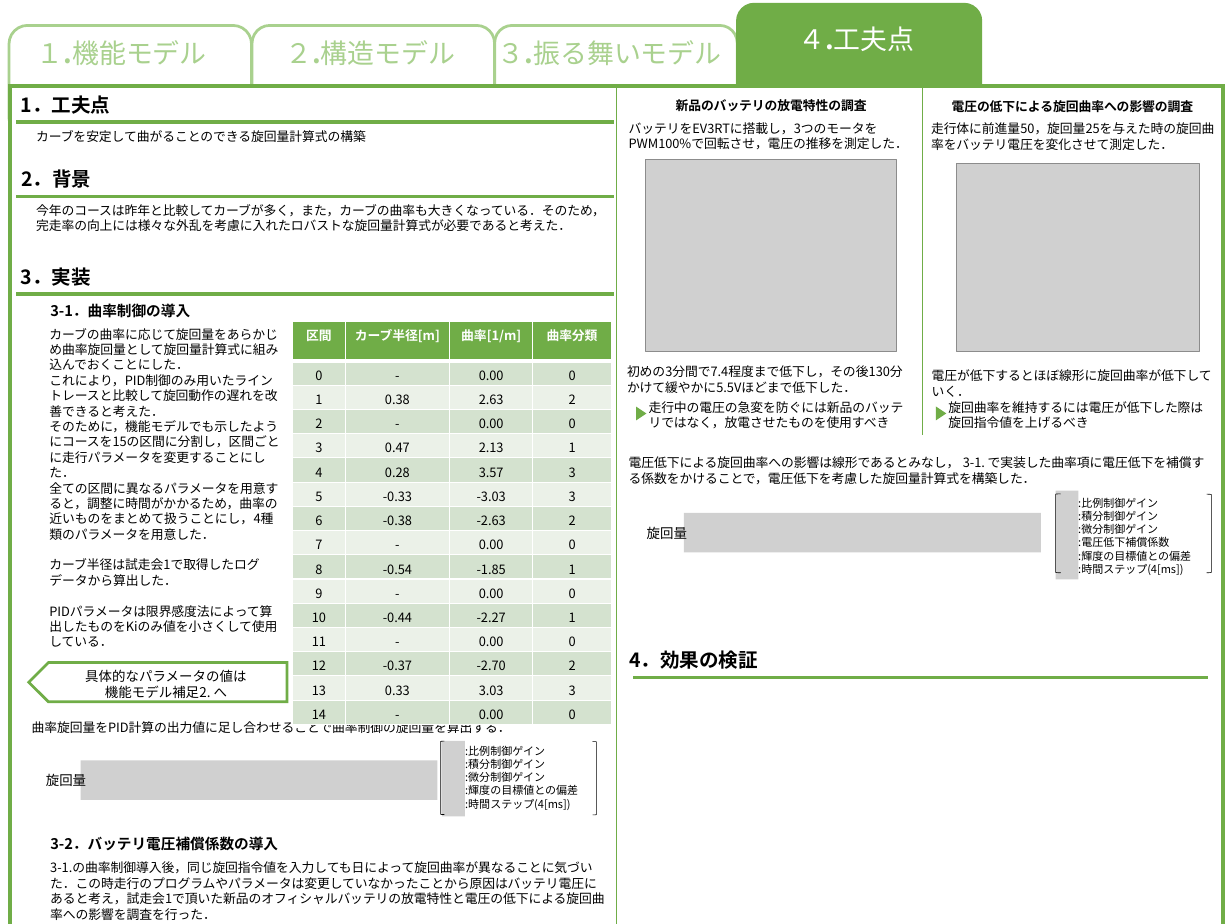
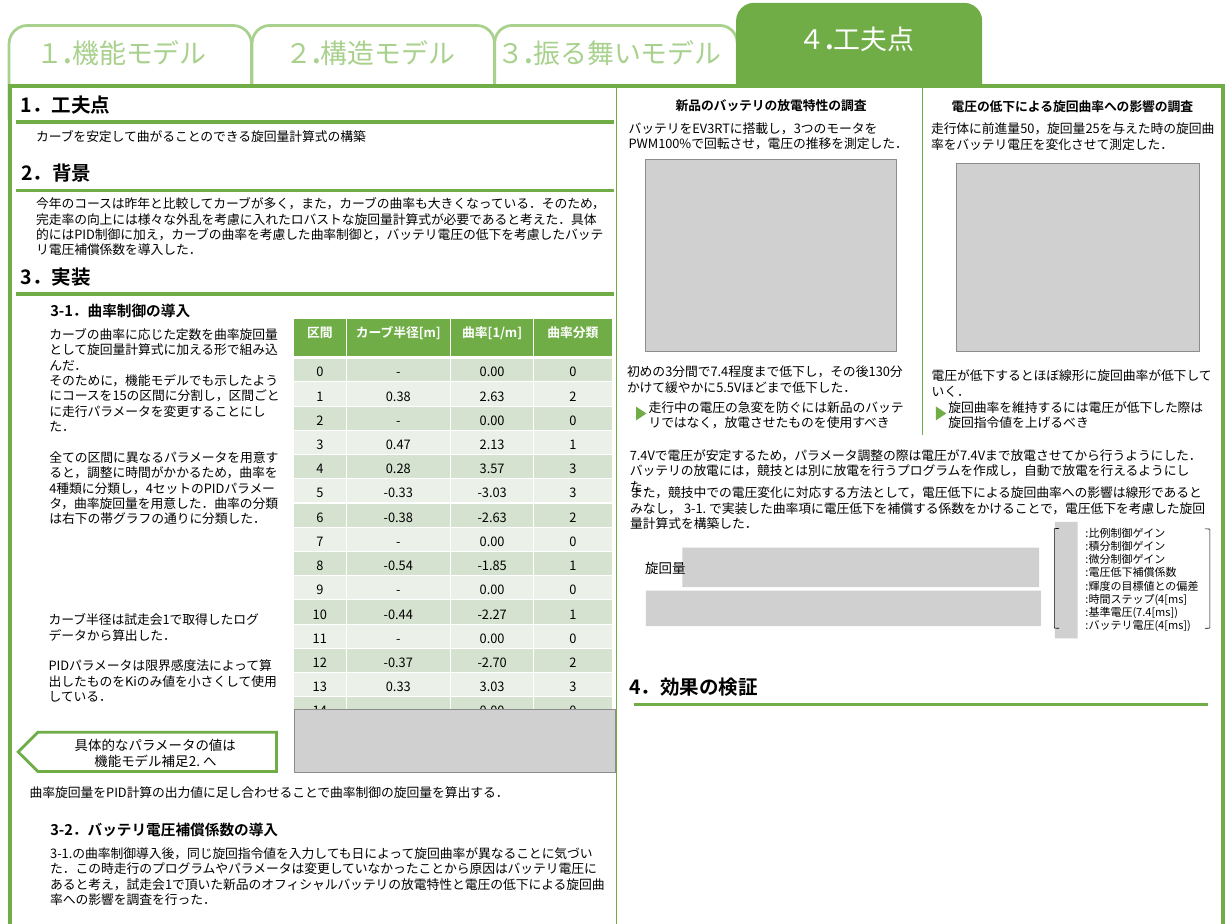
Before and after one commit to akita-lab-2019/model, a slide deck: slide 6 of PowerPoint/工夫点.pptx. Drawn at 1232x924 pixels with LibreOffice and Linux fonts; fonts in the diff are those of the drawing; grey boxes stand for pictures. Boxes give left, top, right and bottom in pixels: in the first picture for what was removed or moved away, otherwise in the second. Text is boxed around its words. In the diff, an @@ line names an element or a change of style, - is before the commit and + after.

Commit message:
clean: ワークスペースを整理

```diff
--- a/PowerPoint/工夫点.pptx
+++ b/PowerPoint/工夫点.pptx
@@ text "2．背景": place and size @@
-text "2．背景" at (21, 169, 91, 188)
+text "2．背景" at (21, 163, 91, 182)
@@ line moved from (17, 196) - (614, 196) to (17, 191) - (614, 191) @@
@@ text at (36, 197, 605, 255): text changed; font Times New Roman to Noto Sans CJK JP @@
-今年のコースは昨年と比較してカーブが多く，また，カーブの曲率も大きくなっている．そのため，完走率の向上には様々な外乱を考慮に入れたロバストな旋回量計算式が必要であると考えた．
+今年のコースは昨年と比較してカーブが多く，また，カーブの曲率も大きくなっている．そのため，完走率の向上には様々な外乱を考慮に入れたロバストな旋回量計算式が必要であると考えた．具体的にはPID制御に加え，カーブの曲率を考慮した曲率制御と，バッテリ電圧の低下を考慮したバッテリ電圧補償係数を導入した．
@@ text at (49, 328, 278, 371): text changed @@
-カーブの曲率に応じて旋回量をあらかじめ曲率旋回量として旋回量計算式に組み込んでおくことにした．
-これにより，PID制御のみ用いたライントレースと比較して旋回動作の遅れを改善できると考えた．
+カーブの曲率に応じた定数を曲率旋回量として旋回量計算式に加える形で組み込んだ．
@@ table: place and size @@
-table at (292, 321, 611, 723)
+table at (293, 318, 612, 714)
@@ text added at (630, 449, 1202, 495), 10.5 pt, text #000000 @@
+7.4Vで電圧が安定するため，パラメータ調整の際は電圧が7.4Vまで放電させてから行うようにした．
+バッテリの放電には，競技とは別に放電を行うプログラムを作成し，自動で放電を行えるようにした．
@@ text at (49, 451, 278, 524): text changed @@
-全ての区間に異なるパラメータを用意すると，調整に時間がかかるため，曲率の近いものをまとめて扱うことにし，4種類のパラメータを用意した．
-カーブ半径は試走会1で取得したログデータから算出した．
-PIDパラメータは限界感度法によって算出したものをKiのみ値を小さくして使用している．
+全ての区間に異なるパラメータを用意すると，調整に時間がかかるため，曲率を4種類に分類し，4セットのPIDパラメータ，曲率旋回量を用意した．曲率の分類は右下の帯グラフの通りに分類した．
@@ text at (630, 484, 1205, 529): text changed @@
-電圧低下による旋回曲率への影響は線形であるとみなし， 3-1. で実装した曲率項に電圧低下を補償する係数をかけることで，電圧低下を考慮した旋回量計算式を構築した．
+また，競技中での電圧変化に対応する方法として，電圧低下による旋回曲率への影響は線形であるとみなし， 3-1. で実装した曲率項に電圧低下を補償する係数をかけることで，電圧低下を考慮した旋回量計算式を構築した．
@@ picture removed at (1056, 490, 1079, 579) @@
@@ left bracket: place and size @@
-left bracket at (1056, 494, 1061, 573)
+left bracket at (1054, 529, 1059, 628)
@@ picture added at (1055, 522, 1078, 638) @@
@@ text ":比例制御ゲイン": place and size @@
-text ":比例制御ゲイン" at (1078, 497, 1191, 575)
+text ":比例制御ゲイン" at (1085, 528, 1198, 631)
@@ left bracket: place and size @@
-left bracket at (1206, 495, 1212, 573)
+left bracket at (1205, 529, 1210, 628)
@@ text "旋回量": place and size @@
-text "旋回量" at (647, 527, 687, 539)
+text "旋回量" at (645, 562, 685, 574)
@@ picture: place and size @@
-picture at (684, 513, 1041, 553)
+picture at (682, 547, 1039, 587)
@@ picture added at (646, 590, 1041, 626) @@
@@ text at (1085, 594, 1190, 631): text changed @@
-:時間ステップ(4[ms])
+:時間ステップ(4[ms]
+:基準電圧(7.4[ms])
+:バッテリ電圧(4[ms])
@@ text added at (49, 613, 259, 625), 10.5 pt, text #000000 @@
+カーブ半径は試走会1で取得したログデータから算出した．
+PIDパラメータは限界感度法によって算出したものをKiのみ値を小さくして使用している．
@@ text "4．効果の検証": place and size @@
-text "4．効果の検証" at (629, 650, 757, 669)
+text "4．効果の検証" at (629, 677, 757, 696)
@@ picture added at (294, 709, 615, 772) @@
@@ line moved from (634, 678) - (1208, 678) to (634, 704) - (1208, 704) @@
@@ pentagon arrow: place and size @@
-pentagon arrow at (29, 663, 287, 702)
+pentagon arrow at (18, 732, 276, 772)
@@ text "具体的なパラメータの値は": place and size @@
-text "具体的なパラメータの値は" at (85, 669, 246, 701)
+text "具体的なパラメータの値は" at (75, 738, 236, 767)
@@ group removed at (46, 741, 597, 817): 2 pictures, 2 texts, 2 left brackets @@
-旋回量
-:比例制御ゲイン
-:積分制御ゲイン
-:微分制御ゲイン
-:輝度の目標値との偏差
-:時間ステップ(4[ms])
@@ text "曲率旋回量をPID計算の出力値に足し合わせることで曲率制御の旋回量を算出する．": place and size @@
-text "曲率旋回量をPID計算の出力値に足し合わせることで曲率制御の旋回量を算出する．" at (32, 719, 511, 733)
+text "曲率旋回量をPID計算の出力値に足し合わせることで曲率制御の旋回量を算出する．" at (30, 786, 509, 798)
@@ text "3-2．バッテリ電圧補償係数の導入": place and size @@
-text "3-2．バッテリ電圧補償係数の導入" at (50, 836, 278, 851)
+text "3-2．バッテリ電圧補償係数の導入" at (50, 822, 278, 837)
@@ text "3-1.の曲率制御導入後，同じ旋回指令値を入力しても日によって旋回曲率が異なることに気づいた．この時走行のプログラムやパ ...": place and size @@
-text "3-1.の曲率制御導入後，同じ旋回指令値を入力しても日によって旋回曲率が異なることに気づいた．この時走行のプログラムやパ ..." at (50, 861, 605, 904)
+text "3-1.の曲率制御導入後，同じ旋回指令値を入力しても日によって旋回曲率が異なることに気づいた．この時走行のプログラムやパ ..." at (50, 847, 605, 890)
```
Also in this commit, not shown: 10 other files.
